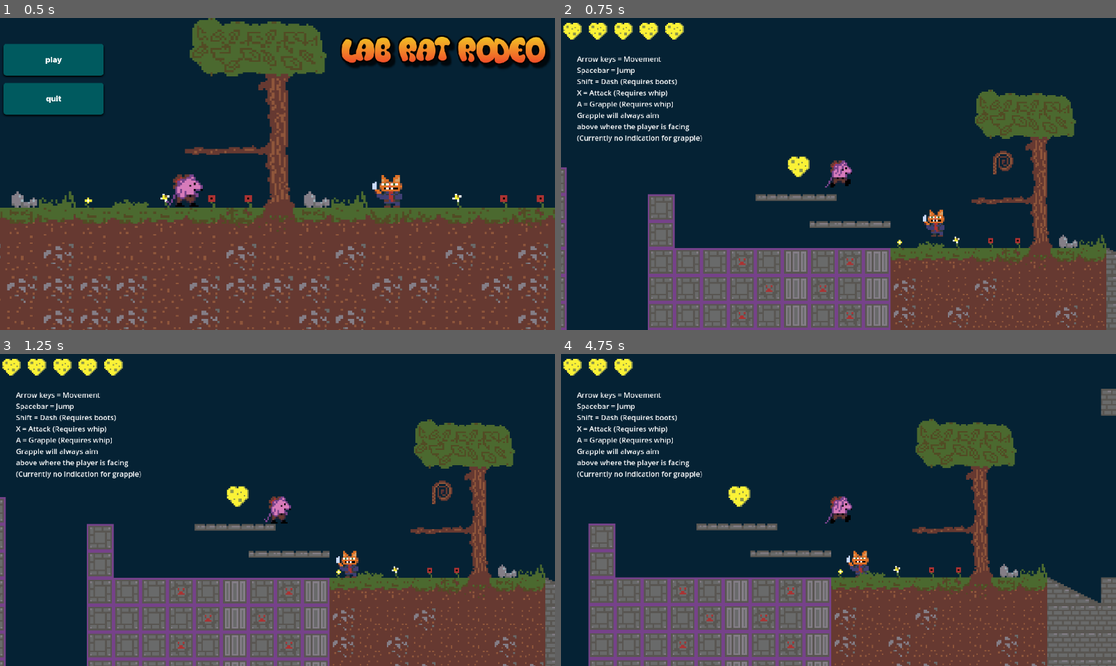
Above: before the commit, frames 1-4 (two rows, left to right).
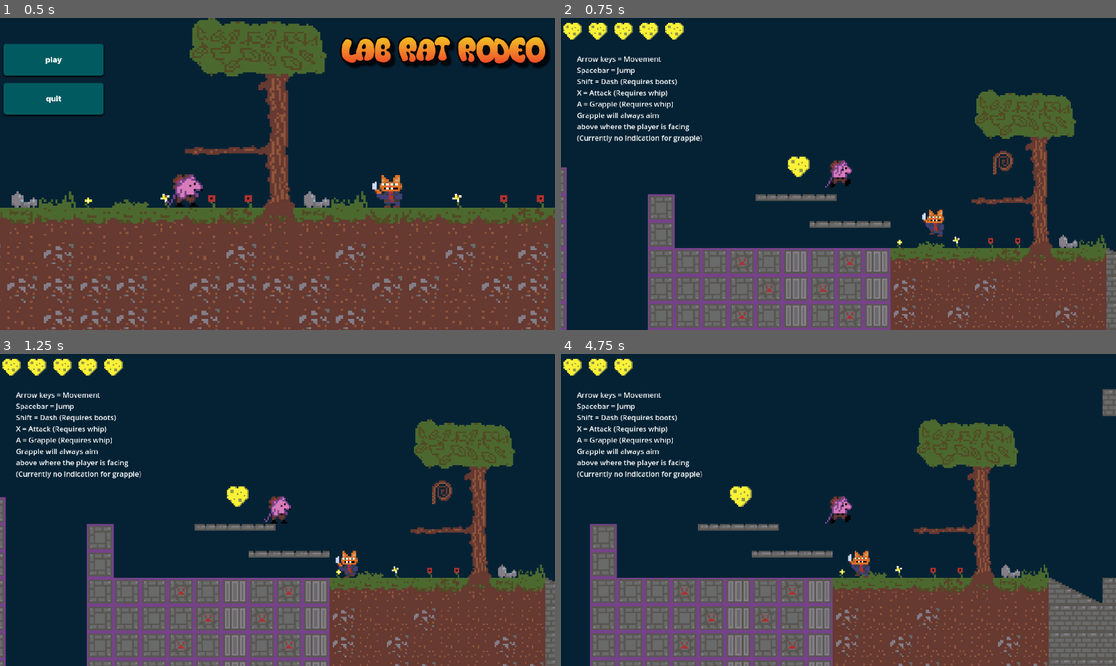
Above: after the commit, the same moments.

Repository: jyee0012/CMPT230-Game
Game: Godot game, scene res://Assets/Scenes/Levels/mainmenu.tscn
Two runs of this game, one before a commit and one after it. Both use one fixed random seed, a clock stepped at 60 frames per second and the inputs below.
Inputs (mouse positions are in pixels of both pictures, inside the frame that each line leads up to):
- Up to frame 1 (0.5 s): no input
- Up to frame 2 (0.75 s): click (616, 61) at 0.5 s
- Up to frame 3 (1.25 s): no input
- Up to frame 4 (4.75 s): hold Right (right) 1.28-2.78 s; tap X (attack) at 1.35, 2.3, 2.85, 3.8 s; tap Space (jump) at 1.52, 2.27, 3.77, 4.52 s; tap A (grapple) at 1.55, 2.1, 3.05, 4.35 s; hold Left (left) 2.78-3.53 s; hold Right (right) from 3.53 s (still down); tap Shift (dash) at 3.6 s

Frame 1 is identical in both runs. In frame 2, 0.1% of the frame differs, in the area x 65-70%, y 61-71%; in frame 3, less than 0.1%; in frame 4, 7.6%, in the area x 4-100%, y 11-100%.

Commit message:
animations!
added attacking animations for the player and the mobcat
added walking animation to mobcat
added a damage cooldown for mobcat

Diff:
--- /dev/null
+++ b/cmpt230-game/Assets/Scenes/Entities/enemy.tscn
@@ -0,0 +1,95 @@
+[gd_scene load_steps=12 format=3 uid="uid://muqvvimcni3r"]
+
+[ext_resource type="Script" path="res://Assets/Scenes/Levels/enemy.gd" id="1_5luyf"]
+[ext_resource type="Texture2D" uid="uid://ji2njgsi2d3u" path="res://Assets/Sprites/Enemies/Mob Cat.png" id="3_y333n"]
+
+[sub_resource type="RectangleShape2D" id="RectangleShape2D_3g2kf"]
+size = Vector2(24.7315, 26.6419)
+
+[sub_resource type="AtlasTexture" id="AtlasTexture_qhbnm"]
+atlas = ExtResource("3_y333n")
+region = Rect2(48, 0, 16, 16)
+
+[sub_resource type="AtlasTexture" id="AtlasTexture_680p0"]
+atlas = ExtResource("3_y333n")
+region = Rect2(64, 0, 16, 16)
+
+[sub_resource type="AtlasTexture" id="AtlasTexture_3n7cs"]
+atlas = ExtResource("3_y333n")
+region = Rect2(80, 0, 16, 16)
+
+[sub_resource type="AtlasTexture" id="AtlasTexture_g44v2"]
+atlas = ExtResource("3_y333n")
+region = Rect2(96, 0, 16, 16)
+
+[sub_resource type="AtlasTexture" id="AtlasTexture_3jf36"]
+atlas = ExtResource("3_y333n")
+region = Rect2(16, 0, 16, 16)
+
+[sub_resource type="AtlasTexture" id="AtlasTexture_k7iqv"]
+atlas = ExtResource("3_y333n")
+region = Rect2(32, 0, 16, 16)
+
+[sub_resource type="AtlasTexture" id="AtlasTexture_rb88c"]
+atlas = ExtResource("3_y333n")
+region = Rect2(0, 0, 16, 16)
+
+[sub_resource type="SpriteFrames" id="SpriteFrames_ei33u"]
+animations = [{
+"frames": [{
+"duration": 1.0,
+"texture": SubResource("AtlasTexture_qhbnm")
+}, {
+"duration": 1.0,
+"texture": SubResource("AtlasTexture_680p0")
+}, {
+"duration": 1.0,
+"texture": SubResource("AtlasTexture_3n7cs")
+}, {
+"duration": 1.0,
+"texture": SubResource("AtlasTexture_g44v2")
+}],
+"loop": true,
+"name": &"Attack",
+"speed": 5.0
+}, {
+"frames": [{
+"duration": 1.0,
+"texture": SubResource("AtlasTexture_3jf36")
+}, {
+"duration": 1.0,
+"texture": SubResource("AtlasTexture_k7iqv")
+}],
+"loop": true,
+"name": &"Walk",
+"speed": 5.0
+}, {
+"frames": [{
+"duration": 1.0,
+"texture": SubResource("AtlasTexture_rb88c")
+}],
+"loop": true,
+"name": &"default",
+"speed": 5.0
+}]
+
+[node name="Enemy" type="CharacterBody2D" groups=["Enemies"]]
+script = ExtResource("1_5luyf")
+patrolRange = 300
+
+[node name="enemyCollision" type="CollisionShape2D" parent="."]
+position = Vector2(-16.1875, 7)
+scale = Vector2(5.24129, 5.40501)
+shape = SubResource("RectangleShape2D_3g2kf")
+
+[node name="AnimatedSprite2D" type="AnimatedSprite2D" parent="."]
+position = Vector2(-21, -1)
+scale = Vector2(10, 10)
+sprite_frames = SubResource("SpriteFrames_ei33u")
+frame_progress = 0.642235
+
+[node name="HitCooldown" type="Timer" parent="."]
+wait_time = 0.3
+one_shot = true
+
+[connection signal="timeout" from="HitCooldown" to="." method="_on_hit_cooldown_timeout"]
--- a/cmpt230-game/Assets/Scenes/Entities/player.tscn
+++ b/cmpt230-game/Assets/Scenes/Entities/player.tscn
@@ -1,7 +1,8 @@
-[gd_scene load_steps=30 format=3 uid="uid://cyc841wfb48xn"]
+[gd_scene load_steps=35 format=3 uid="uid://cyc841wfb48xn"]
 
 [ext_resource type="Script" path="res://Assets/Scripts/DMovement.gd" id="1_g34sx"]
 [ext_resource type="Material" uid="uid://u1fm81ih6av4" path="res://Assets/Sprites/Playercharacter/flashmaterial.tres" id="2_4x2vb"]
+[ext_resource type="Texture2D" uid="uid://cmokph3in20ng" path="res://Assets/Sprites/Playercharacter/MousepantsAttack.png" id="3_3twr5"]
 [ext_resource type="Texture2D" uid="uid://b4temtbwnd540" path="res://Assets/Sprites/Playercharacter/MousepantsAnimations.png" id="3_p3gw8"]
 [ext_resource type="AudioStream" uid="uid://bqy0hd2mf56rn" path="res://Assets/audio/sound effects/dash.mp3" id="3_ui3ni"]
 [ext_resource type="Script" path="res://Assets/Scenes/Entities/PlayerCam.gd" id="4_p5o3m"]
@@ -9,7 +10,17 @@
 [ext_resource type="Texture2D" uid="uid://bcorbyf458jws" path="res://Assets/Sprites/aim.png" id="5_4ogn4"]
 [ext_resource type="AudioStream" uid="uid://xy5m6egybai2" path="res://Assets/audio/sound effects/walking.mp3" id="5_4xfvd"]
 [ext_resource type="Texture2D" uid="uid://buk52npxrlvxl" path="res://Assets/Sprites/Items/cheeseheart.png" id="5_7ydxn"]
+[ext_resource type="Texture2D" uid="uid://b3i7nvfwo2was" path="res://Assets/Sprites/Playercharacter/Whip1.png" id="5_kejiw"]
+[ext_resource type="Texture2D" uid="uid://b5jg6e0u0cj2n" path="res://Assets/Sprites/Playercharacter/Whip2.png" id="6_be7vi"]
 [ext_resource type="Script" path="res://Assets/Scenes/Entities/hurtbox.gd" id="8_bfmo6"]
+
+[sub_resource type="AtlasTexture" id="AtlasTexture_kdcsb"]
+atlas = ExtResource("3_3twr5")
+region = Rect2(0, 0, 16, 16)
+
+[sub_resource type="AtlasTexture" id="AtlasTexture_3q3y3"]
+atlas = ExtResource("3_3twr5")
+region = Rect2(16, 0, 16, 16)
 
 [sub_resource type="AtlasTexture" id="AtlasTexture_m8rp0"]
 atlas = ExtResource("3_p3gw8")
@@ -73,6 +84,17 @@
 
 [sub_resource type="SpriteFrames" id="SpriteFrames_5btmd"]
 animations = [{
+"frames": [{
+"duration": 1.0,
+"texture": SubResource("AtlasTexture_kdcsb")
+}, {
+"duration": 1.0,
+"texture": SubResource("AtlasTexture_3q3y3")
+}],
+"loop": false,
+"name": &"Attack",
+"speed": 5.0
+}, {
 "frames": [{
 "duration": 20.0,
 "texture": SubResource("AtlasTexture_m8rp0")
@@ -142,6 +164,7 @@
 radius = 80.025
 
 [sub_resource type="RectangleShape2D" id="RectangleShape2D_n07sd"]
+size = Vector2(17, 20)
 
 [node name="Player" type="CharacterBody2D"]
 safe_margin = 0.2
@@ -159,9 +182,34 @@
 use_parent_material = true
 scale = Vector2(10, 10)
 sprite_frames = SubResource("SpriteFrames_5btmd")
-animation = &"Jump"
-frame = 2
-frame_progress = 1.0
+animation = &"Attack"
+frame = 1
+
+[node name="whipl" type="Sprite2D" parent="."]
+visible = false
+position = Vector2(-160, 0)
+texture = ExtResource("5_kejiw")
+
+[node name="whipl2" type="Sprite2D" parent="whipl"]
+position = Vector2(-160, 0)
+texture = ExtResource("6_be7vi")
+
+[node name="whipl3" type="Sprite2D" parent="whipl"]
+position = Vector2(-320, 0)
+texture = ExtResource("6_be7vi")
+
+[node name="whipr" type="Sprite2D" parent="."]
+visible = false
+position = Vector2(160, 0)
+texture = ExtResource("5_kejiw")
+
+[node name="whipr2" type="Sprite2D" parent="whipr"]
+position = Vector2(160, 0)
+texture = ExtResource("6_be7vi")
+
+[node name="whipr3" type="Sprite2D" parent="whipr"]
+position = Vector2(320, 0)
+texture = ExtResource("6_be7vi")
 
 [node name="CollisionShape2D" type="CollisionShape2D" parent="."]
 visible = false
@@ -278,6 +326,8 @@
 
 [node name="CooldownTimer" type="Timer" parent="Timers"]
 process_callback = 0
+wait_time = 0.3
+one_shot = true
 
 [node name="Sounds" type="Node" parent="."]
 
@@ -295,6 +345,7 @@
 parameters/looping = true
 
 [node name="Hurtbox" type="Area2D" parent="."]
+visible = false
 script = ExtResource("8_bfmo6")
 
 [node name="CollisionShape2D" type="CollisionShape2D" parent="Hurtbox"]
@@ -305,13 +356,13 @@
 closed = true
 
 [node name="ShapeCastLeft" type="ShapeCast2D" parent="."]
-position = Vector2(-325, -20)
+position = Vector2(-311, -23)
 scale = Vector2(36, 2.9)
 shape = SubResource("RectangleShape2D_n07sd")
 target_position = Vector2(0, 20)
 
 [node name="ShapeCastRight" type="ShapeCast2D" parent="."]
-position = Vector2(253, -16)
+position = Vector2(285, -22)
 scale = Vector2(32.37, 2.9)
 shape = SubResource("RectangleShape2D_n07sd")
 target_position = Vector2(0, 20)
--- a/cmpt230-game/Assets/Scenes/Levels/enemy.gd
+++ b/cmpt230-game/Assets/Scenes/Levels/enemy.gd
@@ -21,6 +21,7 @@
 var is_patrolling:bool=true
 
 var player:CharacterBody2D
+@onready var sprite = $AnimatedSprite2D
 
 @export var spotRadius = 500
 
@@ -66,7 +67,17 @@
 
 
 func animationHandler():
-	var sprite = $Sprite2D
+
+	if position.distance_to(player.position) <= 150:
+		if sprite.animation != "Attack":
+			print("attacking")
+			sprite.play("Attack")
+	elif sprite.animation != "Walk":
+		sprite.play("Walk")
+
+
+
+
 	if !dead and !taking_damage and !is_attacking:
 		if dir.x == -1:
 			sprite.flip_h = false
@@ -95,8 +106,10 @@
 		velocity.x = 0
 
 func takeDamage(dmg:int) -> void:
-	hp -= dmg
-	taking_damage = true
+	if $HitCooldown.is_stopped():
+		hp -= dmg
+		taking_damage = true
+		$HitCooldown.start()
 
 	print("took dmg, hp:", hp)
 	if hp <= 0:
@@ -110,3 +123,7 @@
 
 	velocity.x = facing * SPEED
 	dir.x = abs(velocity.x) / velocity.x
+
+
+func _on_hit_cooldown_timeout() -> void:
+	pass # Replace with function body.
--- a/cmpt230-game/Assets/Scenes/Levels/testlevel.tscn
+++ b/cmpt230-game/Assets/Scenes/Levels/testlevel.tscn
@@ -8,11 +8,7 @@
 [ext_resource type="AudioStream" uid="uid://bqy0hd2mf56rn" path="res://Assets/audio/sound effects/dash.mp3" id="4_jl12i"]
 [ext_resource type="PackedScene" uid="uid://bxetfnay2pj7h" path="res://Assets/Scenes/Entities/item.tscn" id="7_tmcj8"]
 [ext_resource type="AudioStream" uid="uid://d0xn5ft2ovqyy" path="res://Assets/audio/level/labrat-demo.wav" id="8_8dcc0"]
-[ext_resource type="Script" path="res://Assets/Scenes/Levels/enemy.gd" id="9_6deat"]
-[ext_resource type="Texture2D" uid="uid://djf65gigdf4m7" path="res://Assets/Sprites/Enemies/MobCat.png" id="10_a261n"]
-
-[sub_resource type="RectangleShape2D" id="RectangleShape2D_arqil"]
-size = Vector2(24.7315, 26.6419)
+[ext_resource type="PackedScene" uid="uid://muqvvimcni3r" path="res://Assets/Scenes/Entities/enemy.tscn" id="9_0cchb"]
 
 [node name="Node2D2" type="Node2D"]
 position = Vector2(1, 0)
@@ -94,30 +90,12 @@
 [node name="Item4" parent="." instance=ExtResource("7_tmcj8")]
 position = Vector2(349, -357)
 
-[node name="Enemy" type="CharacterBody2D" parent="." groups=["Enemies"]]
-script = ExtResource("9_6deat")
-patrolRange = 300
+[node name="Enemies" type="Node" parent="."]
 
-[node name="Sprite2D" type="Sprite2D" parent="Enemy"]
-texture = ExtResource("10_a261n")
+[node name="Enemy3" parent="Enemies" instance=ExtResource("9_0cchb")]
 
-[node name="enemyCollision" type="CollisionShape2D" parent="Enemy"]
-position = Vector2(-16.1875, 7)
-scale = Vector2(5.24129, 5.40501)
-shape = SubResource("RectangleShape2D_arqil")
-
-[node name="Enemy2" type="CharacterBody2D" parent="." groups=["Enemies"]]
-position = Vector2(6955, 60)
-script = ExtResource("9_6deat")
-patrolRange = 700
-
-[node name="Sprite2D" type="Sprite2D" parent="Enemy2"]
-texture = ExtResource("10_a261n")
-
-[node name="enemyCollision" type="CollisionShape2D" parent="Enemy2"]
-position = Vector2(-16.1875, 7)
-scale = Vector2(5.24129, 5.40501)
-shape = SubResource("RectangleShape2D_arqil")
+[node name="Enemy4" parent="Enemies" instance=ExtResource("9_0cchb")]
+position = Vector2(6957, 58)
 
 [connection signal="dash_collect" from="GameData" to="Player" method="_on_game_data_dash_collect"]
 [connection signal="hp_collect" from="GameData" to="Player" method="_on_game_data_hp_collect"]
--- a/cmpt230-game/Assets/Scripts/DMovement.gd
+++ b/cmpt230-game/Assets/Scripts/DMovement.gd
@@ -65,22 +65,29 @@
 	match state:
 		playerState.Idle:
 			$Sounds/Walking.stream_paused = true
-			$Sprite2D.play("Idle")
+			if $Timers/CooldownTimer.is_stopped():
+				$Sprite2D.play("Idle")
+			attackHandle()
 			jumpHandle(delta)
 			movement(delta)
 			changeState()
 			dashHandle()
 		playerState.Move:
 			$Sounds/Walking.stream_paused = false
-			$Sprite2D.play("Run")
+			if $Timers/CooldownTimer.is_stopped():
+				if $Sprite2D.animation != "Run":
+					$Sprite2D.play("Run")
+			attackHandle()
 			jumpHandle(delta)
 			movement(delta)
 			changeState()
 			dashHandle()
 		playerState.Airborne:
 			$Sounds/Walking.stream_paused = true
-			if $Sprite2D.animation != "Jump":
-				$Sprite2D.play("Jump")
+			if $Timers/CooldownTimer.is_stopped():
+				if $Sprite2D.animation != "Jump":
+					$Sprite2D.play("Jump")
+			attackHandle()
 			jumpHandle(delta)
 			movement(delta)
 			changeState()
@@ -98,7 +105,7 @@
 
 	#print(state)
 
-	attackHandle()
+
 	takingDmg()
 	move_and_slide()
 
@@ -240,12 +247,13 @@
 		velocity += Vector2(face, -1) * grappleSpeed
 		#var tempS = position.+":"+String(global_position)
 		#print("%s:%s",position, global_position)
-		$Line2D.add_point(global_position)
-		$Line2D.add_point(target)
+
 		var aimOffset = $Control/Aim.size/-2
 
 		$Control/Aim.set_position((result.position-position)+aimOffset)
 		$Control/Aim.visible = true
+		#$Line2D.add_point($Control/Aim.position)
+		#$Line2D.add_point(position)
 		print(target)
 		#print(target)
 	#	draw_line(position,target,Color.BROWN,2)
@@ -268,20 +276,32 @@
 	hp = maxHp
 
 func attackHandle() -> void:
+
+
 	if Input.is_action_just_pressed("attack") and canAttack:
+		$Sprite2D.play("Attack")
 		canAttack = false
 		$Timers/CooldownTimer.start()
+
+	if  $Sprite2D.animation == "Attack" and $Sprite2D.frame == 1:
 		var hitbox
 		if facing == directions.Right:
+			$whipr.show()
 			hitbox = $ShapeCastRight
-		elif facing == directions.Left:
+		else:
+			$whipl.show()
 			hitbox = $ShapeCastLeft
-		if hitbox.is_colliding():
-			if hitbox.get_collider(0).is_in_group("Enemies"):
-				hitbox.get_collider(0).takeDamage(attackDmg)
+
+
+		if hitbox and hitbox.is_colliding():
+			var hit = hitbox.get_collider(0)
+			if hit and hit.is_in_group("Enemies"):
+				hit.takeDamage(attackDmg)
 
 
 func _on_cooldown_timer_timeout() -> void:
+	$whipr.hide()
+	$whipl.hide()
 	canAttack = true
 func _on_game_data_dash_collect() -> void:
 	maxDashes += 1
Binary file added: cmpt230-game/Assets/Scenes/Levels/MousepantsAttack.png
Not shown, added: cmpt230-game/Assets/Scenes/Levels/MousepantsAttack.png.import
Not shown: 1 places in cmpt230-game/Assets/Scenes/Levels/testlevel.tscn that only renumber resources
Binary file added: cmpt230-game/Assets/Sprites/Enemies/Mob Cat.png
Not shown, added: cmpt230-game/Assets/Sprites/Enemies/Mob Cat.png.import
Binary file added: cmpt230-game/Assets/Sprites/Playercharacter/MousepantsAttack.png
Not shown, added: cmpt230-game/Assets/Sprites/Playercharacter/MousepantsAttack.png.import
Binary file added: cmpt230-game/Assets/Sprites/Playercharacter/Whip1.png
Not shown, added: cmpt230-game/Assets/Sprites/Playercharacter/Whip1.png.import
Binary file added: cmpt230-game/Assets/Sprites/Playercharacter/Whip2.png
Not shown, added: cmpt230-game/Assets/Sprites/Playercharacter/Whip2.png.import
